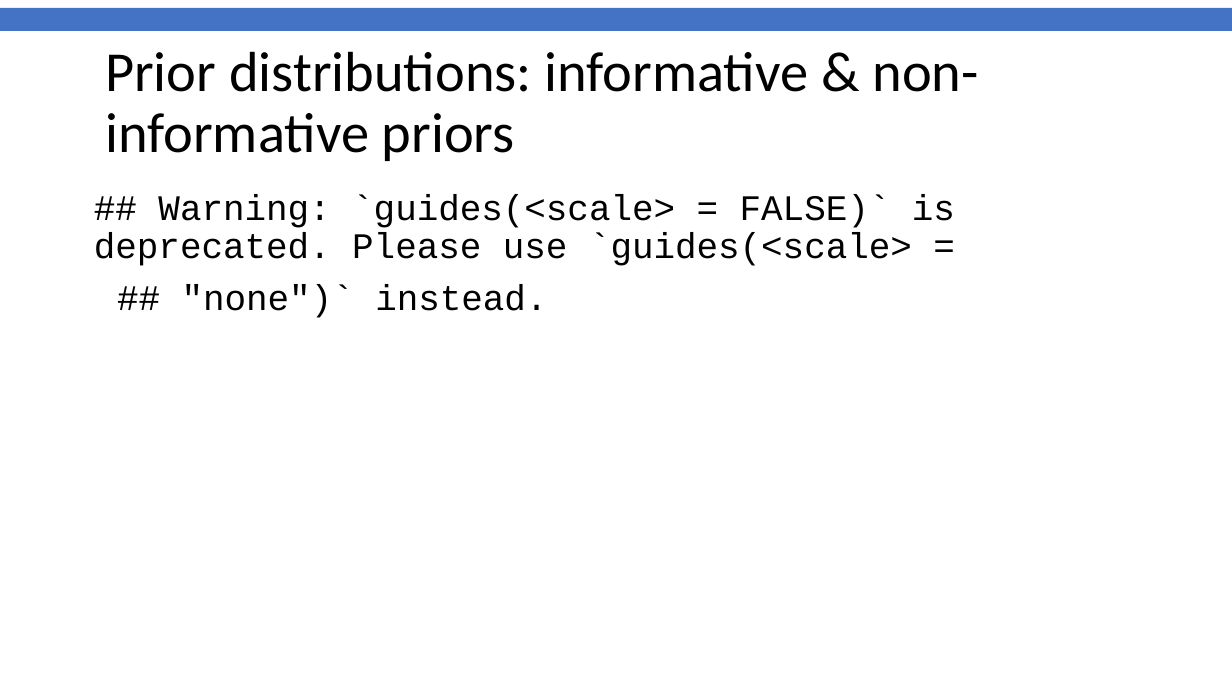
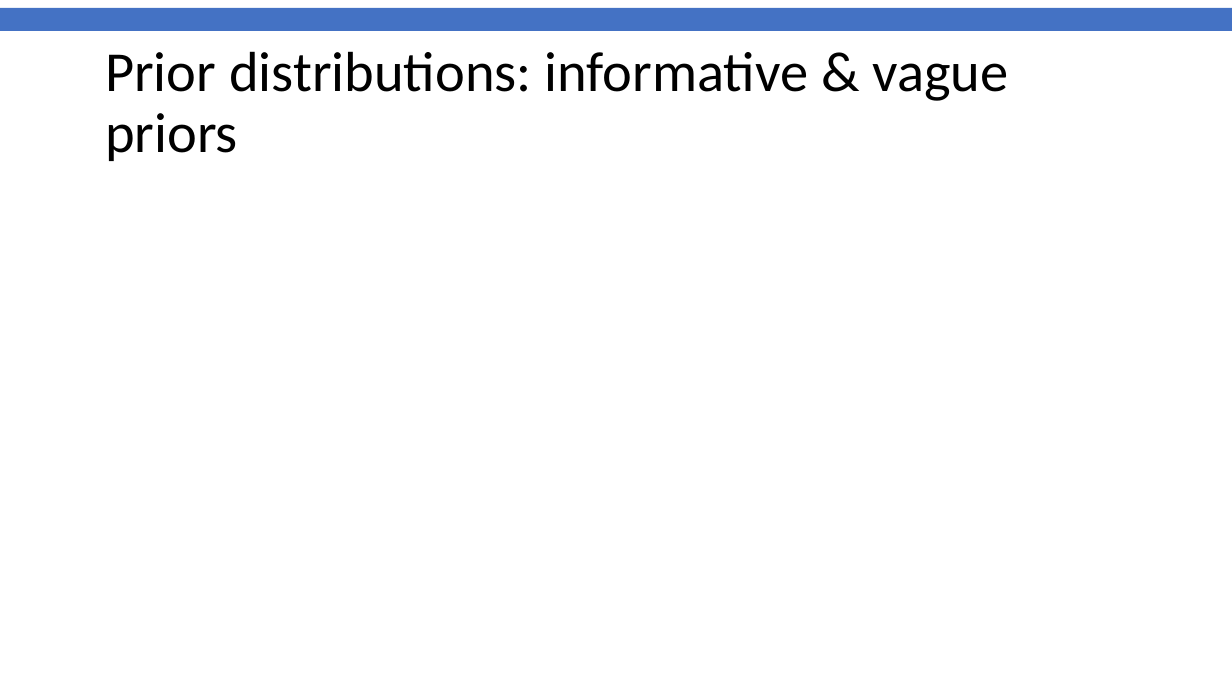
Before and after one commit to gitMarcH/UNIMA_STA623, a slide deck: slide 53 of Chanco_STA623_BDA_2022_Henrion_Session2.pptx (slide 52 before the commit). Drawn at 1232x693 pixels with LibreOffice and Linux fonts; fonts in the diff are those of the drawing; background and template pictures are left out. Boxes give left, top, right and bottom in pixels: in the first picture for what was removed or moved away, otherwise in the second. Text is boxed around its words. In the diff, an @@ line names an element or a change of style, - is before the commit and + after.

```diff
--- a/Chanco_STA623_BDA_2022_Henrion_Session2.pptx
+++ b/Chanco_STA623_BDA_2022_Henrion_Session2.pptx
@@ title at box(105, 51, 1009, 161): text changed @@
-Prior distributions: informative & non-informative priors
+Prior distributions: informative & vague priors
@@ text removed at box(94, 194, 955, 318) @@
-## Warning: `guides(<scale> = FALSE)` is deprecated. Please use `guides(<scale> =
-## "none")` instead.
```
Also in this commit, not shown: 4 other slides changed, 2 slides added, 6 slides removed, 1 other file.
